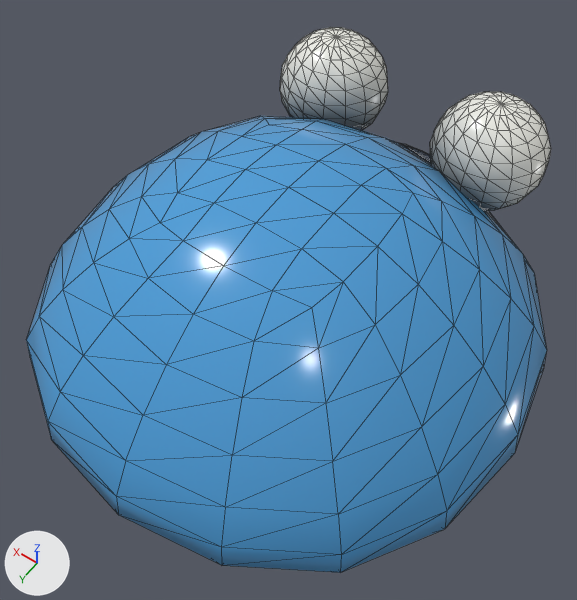
Renders of the glTF model public/models/purun.glb from each side of a commit.
Before and after are seen from a camera (50 mm lens) standing at (-0.26, 0.365, 0.752) and looking at (-0.007, 0.01, 0.195). Arrows for +X, +Y and +Z are at lower left; the lights stay in place. The older version comes first. Mesh edges are drawn as thin lines. Vertices at exactly the same position are counted once.

In view in the first picture: 'purun'.
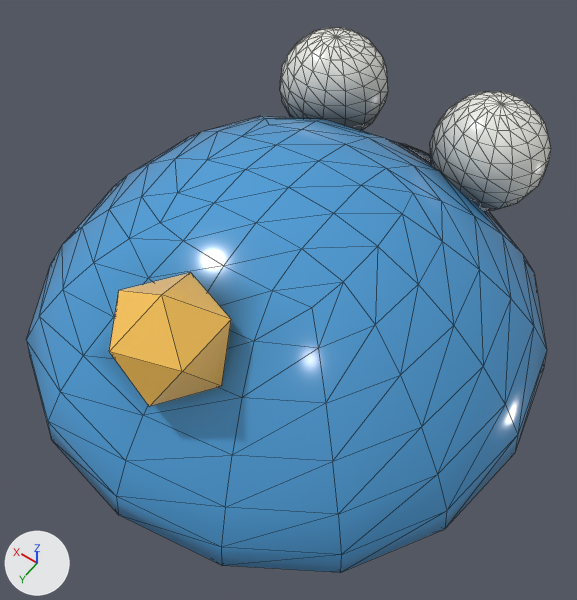
Edits to the bpy script that builds the scene:
```text
Add mat_purun_gem:
    mat_purun_gem = bpy.data.materials.new('purun_gem')
    # nodes: BsdfPrincipled, Mix, OutputMaterial, VertexColor
    # colours: brown #634c1d, orange #ebb852, mixed with the vertex colours
Change me_purun:
    used by ob_purun; location = (0.0, 0.0, 0.0)
    remove me_purun.from_pydata(...)  # 902 vertices, 1780 faces; spans x -0.233..0.233, y -0.257..0.233, z 0.09..0.32
    add me_purun.from_pydata(...)  # 914 vertices, 1800 faces; spans x -0.233..0.233, y -0.257..0.233, z 0.09..0.335
    me_purun part 1: a new loose piece, an icosphere of 20 faces spanning x -0.045..0.045, y 0.102..0.188, z 0.235..0.335, in mat_purun_gem
    me_purun part 2: 39 kept faces spanning x -0.134..0.153, y 0.041..0.229, z 0.171..0.316 get new vertex colours; the middle colour goes from white #ffffff to white #fbfbfb
    add me_purun.materials.append(mat_purun_gem)
```

Pixel boxes [x1, y1, x2, y2] of what changed, in the pictures (577 x 600 px):
part 1 of me_purun, added (orange)
    after: [109, 273, 231, 407]
part 2 of me_purun, recoloured
    both: [88, 258, 277, 446]
